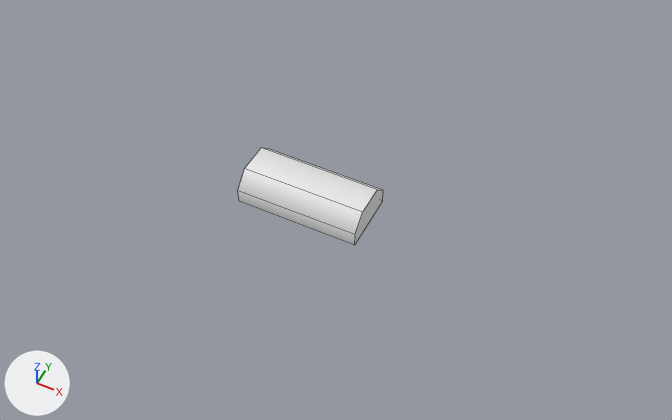
One commit to the FBX model Content/Meshes/RailingTop_LOD0.fbx: the scene before it, then after it.
Both versions are drawn from a 50 mm camera at (4.73, -8.58, 10.74) aimed at (0.45, -0.03, 0.05). Every picture has the same lights, and +X, +Y and +Z are marked at lower left. Mesh edges are drawn as thin lines. Objects named as collision shapes, trigger or cutter boxes, shadow casters or lower levels of detail are left out.

Before the edit, the objects in view are built like this:
```python
me_plane_003 = bpy.data.meshes.new('Plane.003')
me_plane_003.from_pydata(...)  # 12 vertices, 8 faces; spans x -1.0..1.0, y -0.5..0.5, z 0.0..0.5
ob_railingtop = bpy.data.objects.new('RailingTop', me_plane_003)
ob_railingtop.location = (0.0, 0.0, 0.0)
```
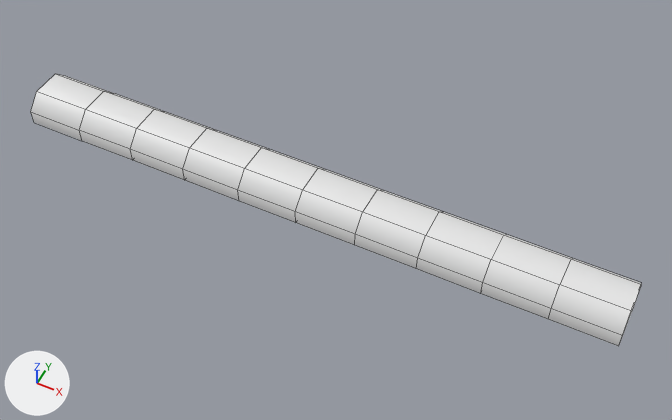
Location of each change, (x1, y1, x2, y2) in pixels of the pictures (672 x 420 px):
'RailingTop', reshaped (318% wider, 179% taller)
    before: (238, 148, 383, 245)
    after: (31, 74, 641, 346)

The edits, one by one:
me_plane_003 is used by ob_railingtop; location (0.0, 0.0, 0.0).
me_plane_003 had 12 vertices, 8 faces and spanned x -1.0..1.0, y -0.5..0.5, z 0.0..0.5.
me_plane_003 now has 66 vertices, 60 faces and spans x -5.0..5.0, y -0.5..0.5, z 0.0..0.5.
Part 1, on me_plane_003:
8 faces are deleted.
12 new vertices lie (1.0, 0.0, 0.0) away from vertices in x -1.0..1.0, y -0.5..0.5, z 0.0..0.5.
6 new vertices lie (1.0, 0.0, 0.0) away from vertices in x 2.0, y -0.5..0.5, z 0.0..0.5.
6 new vertices lie (1.0, 0.0, 0.0) away from vertices in x 3.0, y -0.5..0.5, z 0.0..0.5.
6 new vertices lie (1.0, 0.0, 0.0) away from vertices in x 4.0, y -0.5..0.5, z 0.0..0.5.
6 new vertices lie (-1.0, 0.0, 0.0) away from vertices in x -1.0, y -0.5..0.5, z 0.0..0.5.
6 new vertices lie (-1.0, 0.0, 0.0) away from vertices in x -2.0, y -0.5..0.5, z 0.0..0.5.
6 new vertices lie (-1.0, 0.0, 0.0) away from vertices in x -3.0, y -0.5..0.5, z 0.0..0.5.
6 new vertices lie (-1.0, 0.0, 0.0) away from vertices in x -4.0, y -0.5..0.5, z 0.0..0.5.
60 new faces join them.
